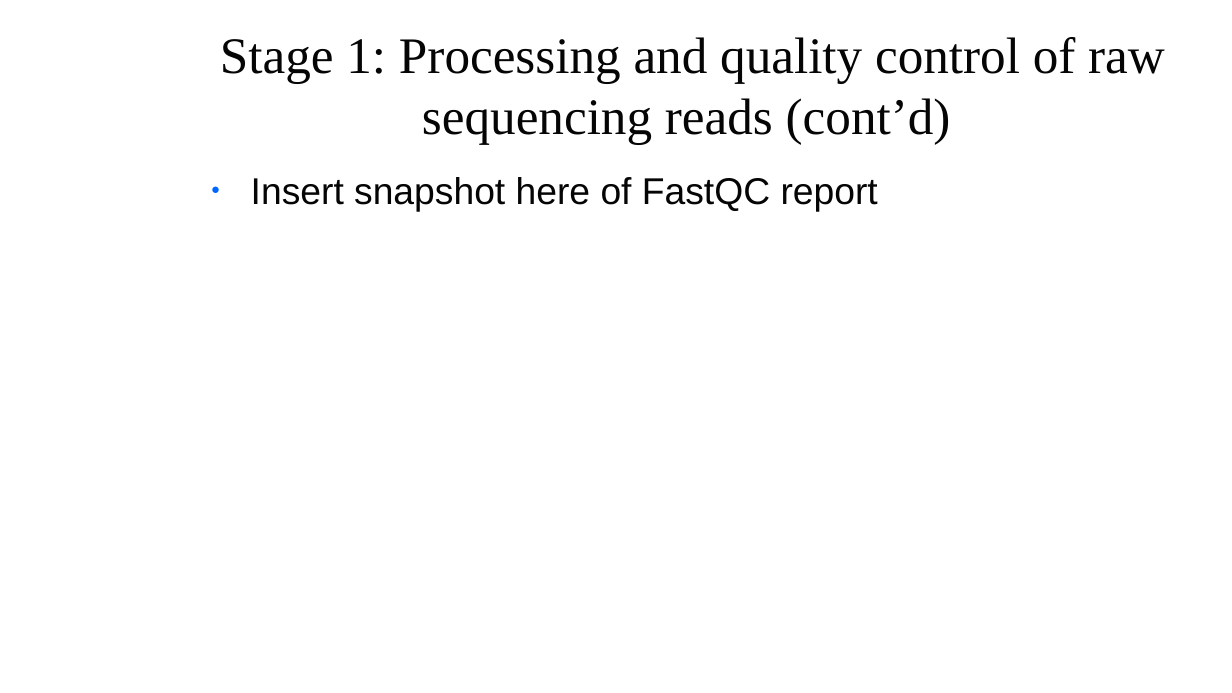
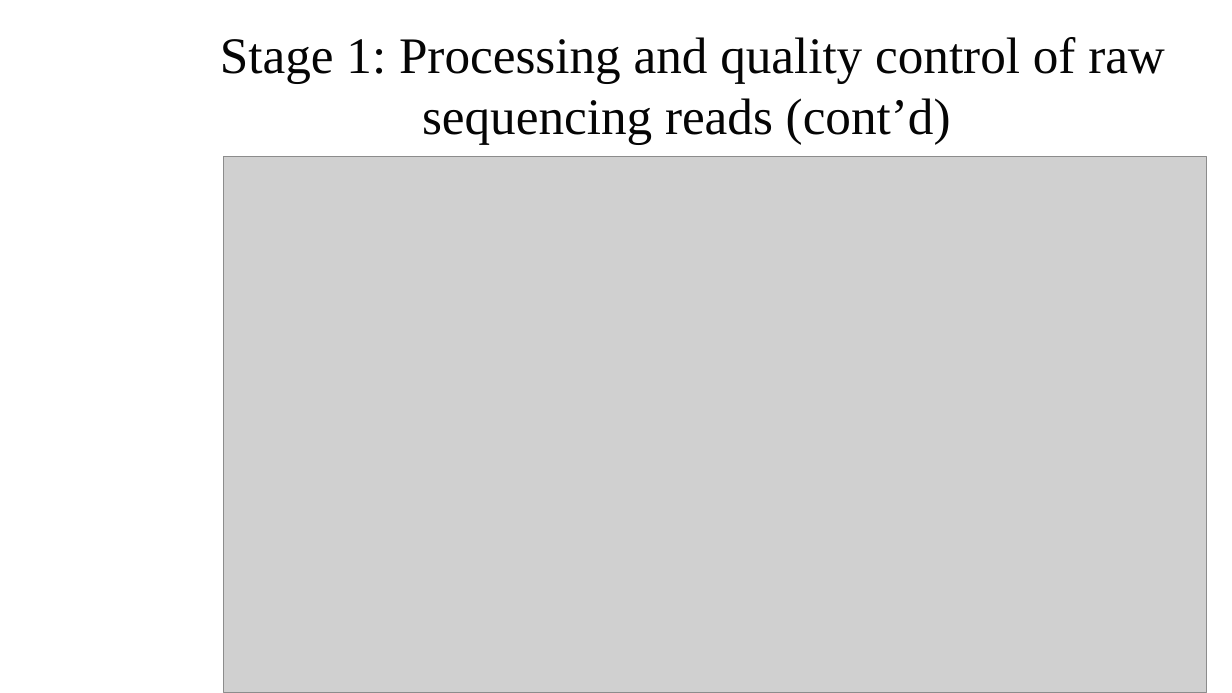
Before and after one commit to dataforager/DSA2019-bioinf_tutorial, a slide deck: slide 7 of FunBioinf-Tutorial-DSA2019-v1.pptx. Drawn at 1232x693 pixels with LibreOffice and Linux fonts; fonts in the diff are those of the drawing; grey boxes stand for pictures; background and template pictures are left out. Boxes give left, top, right and bottom in pixels: in the first picture for what was removed or moved away, otherwise in the second. Text is boxed around its words. In the diff, an @@ line names an element or a change of style, - is before the commit and + after.

```diff
--- a/FunBioinf-Tutorial-DSA2019-v1.pptx
+++ b/FunBioinf-Tutorial-DSA2019-v1.pptx
@@ picture added at [224, 157, 1207, 693] @@
@@ text removed at [251, 177, 878, 212] @@
-● Insert snapshot here of FastQC report
```
Also in this commit, not shown: 30 other files.
